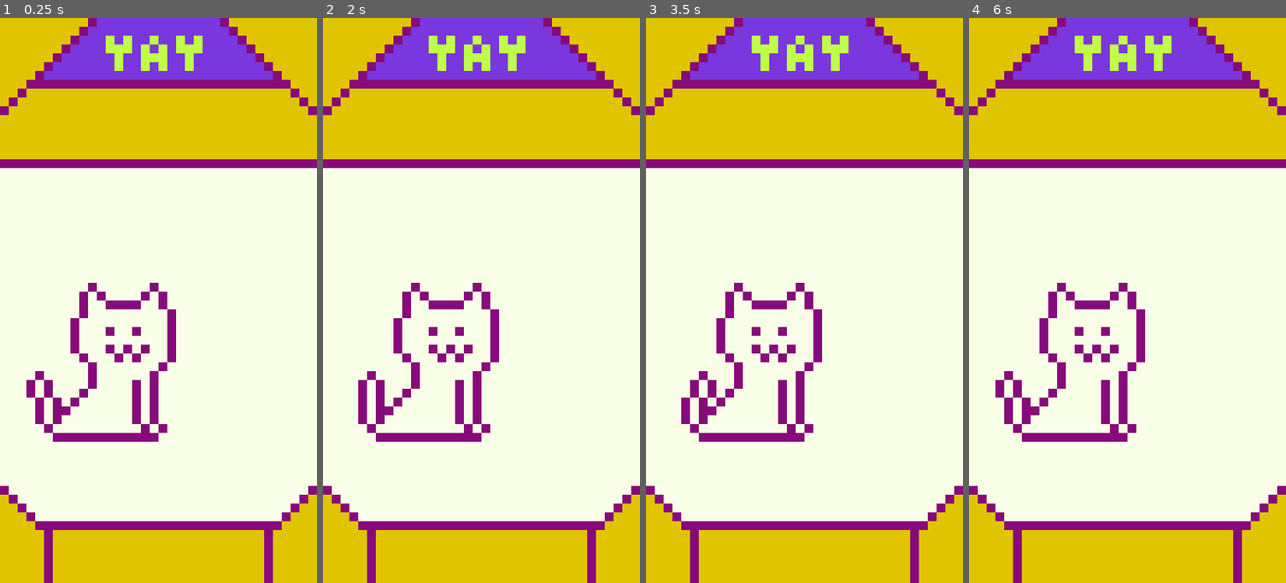
Above: before the commit, frames 1-4 (left to right).
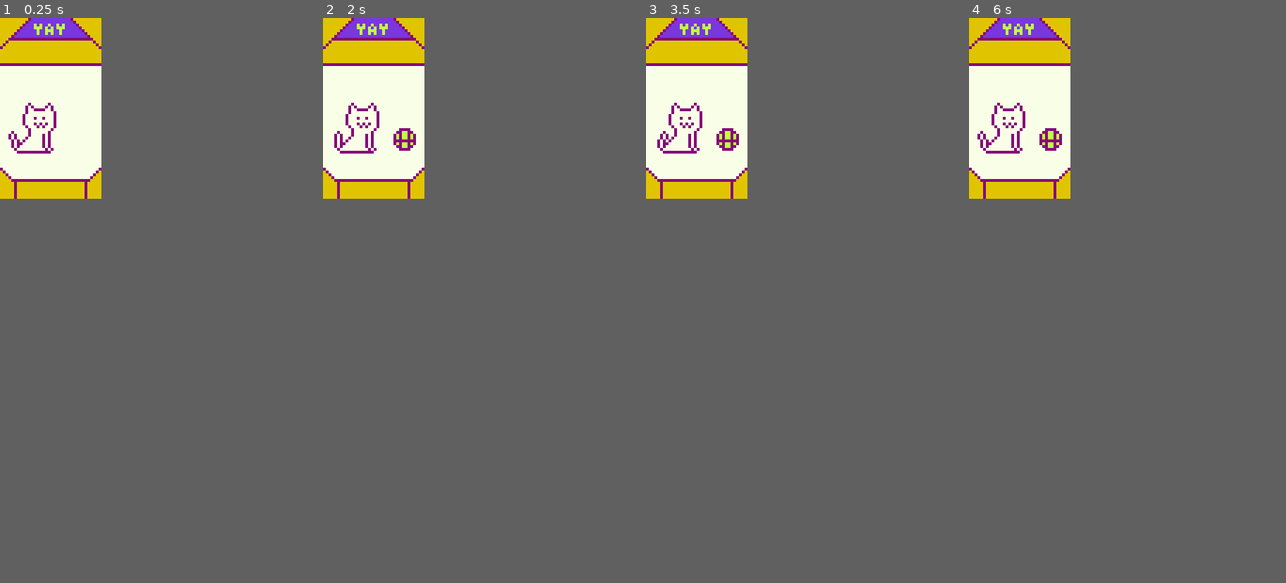
Above: after the commit, the same moments.

Repository: apollo-cool/tomakitty
Game: Godot game, scene res://scenes/main.tscn
Same seed, same stepped clock (60 frames per second), same inputs: the game is played once before the commit and once after it.
Inputs (mouse positions are in pixels of both pictures, inside the frame that each line leads up to):
- Up to frame 1 (0.25 s): no input
- Up to frame 2 (2 s): move the mouse to (551, 272) at 0.52 s; click (551, 272) at 0.67 s; move the mouse to (418, 328) at 1.27 s; click (418, 328) at 1.42 s
- Up to frame 3 (3.5 s): move the mouse to (836, 176) at 2.02 s; click (836, 176) at 2.17 s; move the mouse to (788, 413) at 2.77 s; click (788, 413) at 2.92 s
- Up to frame 4 (6 s): move the mouse to (1222, 385) at 3.52 s; click (1222, 385) at 3.67 s; tap Enter at 4.25 s; move the mouse to (1032, 215) at 4.27 s; click (1032, 215) at 4.42 s; move the mouse to (1143, 300) at 5.02 s; click (1143, 300) at 5.17 s; move the mouse to (1079, 159) at 5.77 s; click (1079, 159) at 5.92 s
In our replay, the window is 450x800 before the commit and 144x256 after it. These sizes can differ from the game's own. Grey fills any space a smaller window leaves; there, only what the larger window draws over its background counts as a difference.

The runs differ from the first frame. In frame 1, 42% of the frame differs, in the area x 0-100%, y 0-100%; in frame 2, 42%; in frame 3, 42%; in frame 4, 42%.

Commit message:
Added a ball for tomocat to play with
- Added more textures
- Added more temporary code
- Added ball logic
- Added placeholder item
- Removed debug statements
- Set game tick back to 10 seconds

Diff:
--- a/project.godot
+++ b/project.godot
@@ -13,15 +13,26 @@
 config/name="Tomakitty"
 run/main_scene="uid://2ysj434au7v8"
 config/features=PackedStringArray("4.7", "Mobile")
-boot_splash/show_image=false
 config/icon="res://icon.svg"
+
+[debug]
+
+gdscript/warnings/untyped_declaration=2
+gdscript/warnings/unsafe_property_access=2
+gdscript/warnings/unsafe_method_access=2
+gdscript/warnings/unsafe_cast=2
+gdscript/warnings/unsafe_call_argument=2
+gdscript/warnings/unsafe_void_return=2
 
 [display]
 
 window/size/viewport_width=36
 window/size/viewport_height=64
-window/stretch/mode="canvas_items"
-window/stretch/aspect="expand"
+window/size/window_width_override=288
+window/size/window_height_override=512
+window/energy_saving/keep_screen_on=false
+window/stretch/mode="viewport"
+window/stretch/scale_mode="integer"
 window/handheld/orientation=1
 
 [editor]
@@ -42,3 +53,5 @@
 textures/canvas_textures/default_texture_filter=0
 rendering_device/driver.windows="d3d12"
 renderer/rendering_method="mobile"
+2d/snap/snap_2d_transforms_to_pixel=true
+2d/snap/snap_2d_vertices_to_pixel=true
--- /dev/null
+++ b/scenes/ball.tscn
@@ -0,0 +1,37 @@
+[gd_scene format=3 uid="uid://0hswwu7ni0l1"]
+
+[ext_resource type="Script" uid="uid://lpilsq2n2ow0" path="res://scripts/ball.gd" id="1_cxlvu"]
+[ext_resource type="Texture2D" uid="uid://cax1o51tk7xop" path="res://assets/ball.png" id="2_cxlvu"]
+
+[sub_resource type="CircleShape2D" id="CircleShape2D_xqns2"]
+radius = 5.0
+
+[sub_resource type="AtlasTexture" id="AtlasTexture_f7cbr"]
+atlas = ExtResource("2_cxlvu")
+region = Rect2(0, 0, 10, 10)
+
+[sub_resource type="SpriteFrames" id="SpriteFrames_cxlvu"]
+animations = [{
+"frames": [{
+"duration": 1.0,
+"texture": SubResource("AtlasTexture_f7cbr")
+}],
+"loop": 1,
+"name": &"default",
+"speed": 5.0
+}]
+
+[node name="Ball" type="Node2D" unique_id=2131909408]
+script = ExtResource("1_cxlvu")
+
+[node name="Area2D" type="Area2D" parent="." unique_id=2019030950]
+
+[node name="CollisionShape2D" type="CollisionShape2D" parent="Area2D" unique_id=1915568077]
+shape = SubResource("CircleShape2D_xqns2")
+
+[node name="AnimatedSprite2D" type="AnimatedSprite2D" parent="." unique_id=549321551]
+unique_name_in_owner = true
+sprite_frames = SubResource("SpriteFrames_cxlvu")
+
+[connection signal="input_event" from="Area2D" to="." method="_on_area_2d_input"]
+[connection signal="input_event" from="Area2D" to="." method="_on_area_2d_input_event"]
--- a/scenes/game.tscn
+++ b/scenes/game.tscn
@@ -2,10 +2,12 @@
 
 [ext_resource type="Script" uid="uid://dhcmjhhng2rwn" path="res://scripts/game.gd" id="1_lnu2h"]
 [ext_resource type="Texture2D" uid="uid://dy2dsailrsi4i" path="res://assets/background.png" id="1_uwrxv"]
+[ext_resource type="PackedScene" uid="uid://0hswwu7ni0l1" path="res://scenes/ball.tscn" id="2_lbhrr"]
 [ext_resource type="PackedScene" uid="uid://56cv6b8ka5au" path="res://scenes/tomacat.tscn" id="2_yqjtg"]
 
 [node name="Game" type="Node2D" unique_id=724130003]
 script = ExtResource("1_lnu2h")
+ball_resource = ExtResource("2_lbhrr")
 
 [node name="Background" type="Sprite2D" parent="." unique_id=1596435337]
 position = Vector2(18, 32)
@@ -17,7 +19,8 @@
 
 [node name="Tick" type="Timer" parent="." unique_id=1372757979]
 unique_name_in_owner = true
-wait_time = 10.0
+wait_time = 0.005
 autostart = true
 
+[connection signal="im_bored" from="Tomacat" to="." method="_on_tomacat_im_bored"]
 [connection signal="timeout" from="Tick" to="." method="_on_tick"]
--- /dev/null
+++ b/scenes/item.tscn
@@ -0,0 +1,13 @@
+[gd_scene format=3 uid="uid://cgfbo0whw13w6"]
+
+[ext_resource type="Script" uid="uid://upsawldh5rhl" path="res://scripts/item.gd" id="1_4gq7n"]
+
+[node name="item" type="Node2D" unique_id=2131909408]
+script = ExtResource("1_4gq7n")
+
+[node name="Area2D" type="Area2D" parent="." unique_id=2019030950]
+
+[node name="AnimatedSprite2D" type="AnimatedSprite2D" parent="." unique_id=549321551]
+unique_name_in_owner = true
+
+[connection signal="input_event" from="Area2D" to="." method="_on_area_2d_input_event"]
--- a/scenes/toma_sprite.gd
+++ /dev/null
@@ -1,14 +0,0 @@
-extends AnimatedSprite2D
-
-func _ready():
-	play("idle")
-
-
-func idle():
-	play("idle")
-
-func eating():
-	pass
-
-func sleeping():
-	pass
--- a/scenes/tomacat.tscn
+++ b/scenes/tomacat.tscn
@@ -2,7 +2,7 @@
 
 [ext_resource type="Texture2D" uid="uid://d354e0y77fw7r" path="res://assets/kitty/idle.png" id="1_ms3uy"]
 [ext_resource type="Script" uid="uid://6n70cjffpcyv" path="res://scripts/tomacat.gd" id="2_1173y"]
-[ext_resource type="Script" uid="uid://b3c7pfhskxbp" path="res://scenes/toma_sprite.gd" id="3_1173y"]
+[ext_resource type="Script" uid="uid://b3c7pfhskxbp" path="res://scripts/toma_sprite.gd" id="3_1173y"]
 
 [sub_resource type="AtlasTexture" id="AtlasTexture_1173y"]
 atlas = ExtResource("1_ms3uy")
--- /dev/null
+++ b/scripts/ball.gd
@@ -0,0 +1,7 @@
+extends Node2D
+class_name Ball
+signal done_playing(ball: Ball)
+
+func _on_area_2d_input(_viewport: Node, event: InputEvent, _shape_idx: int) -> void:
+	if (event is InputEventMouseButton):
+		done_playing.emit(self)
--- a/scripts/game.gd
+++ b/scripts/game.gd
@@ -1,8 +1,23 @@
 extends Node2D
+class_name Game
+
+@export var ball_position := Vector2(29,43)
+@export var bed_position: Vector2
+@export var food_position: Vector2
+
+@export var ball_resource: PackedScene
+@onready var tomacat: Tomacat = %Tomacat
+@onready var tick: Timer = %Tick
+
+func _on_player_played(ball: Ball) -> void:
+	ball.queue_free()
+	tomacat.play_game()
 
 func _on_tomacat_im_bored() -> void:
-	print("Tomacat is bored")
-
+	var ball: Ball = ball_resource.instantiate()
+	add_child(ball)
+	ball.position = ball_position
+	ball.done_playing.connect(_on_player_played)
 
 func _on_tomacat_im_hungry() -> void:
 	print("Tomacat is hungry")
@@ -12,5 +27,8 @@
 	print("Tomacat is tired")
 
 func _on_tick() -> void:
-	%Tomacat.on_tick()
-	%Tick.start()
+	tomacat.on_tick()
+
+
+func _on_tick_timeout() -> void:
+	pass # Replace with function body.
--- /dev/null
+++ b/scripts/item.gd
@@ -0,0 +1,7 @@
+extends Node2D
+
+signal action_completed
+
+func _on_area_2d_input_event(_viewport: Node, event: InputEvent) -> void:
+	if (event is InputEventMouseButton):
+		action_completed.emit()
--- /dev/null
+++ b/scripts/toma_sprite.gd
@@ -0,0 +1,14 @@
+extends AnimatedSprite2D
+
+func _ready() -> void:
+	play("idle")
+
+
+func idle() -> void:
+	play("idle")
+
+func eating() -> void:
+	pass
+
+func sleeping() -> void:
+	pass
--- a/scripts/tomacat.gd
+++ b/scripts/tomacat.gd
@@ -1,4 +1,5 @@
 extends Node2D
+class_name Tomacat
 
 @export var hunger := 10
 @export var boredom := 10
@@ -19,6 +20,7 @@
 
 	if (hunger <= 0):
 		im_hungry.emit()
+		print("I'm hungry")
 
 func _boredom_tick() -> void:
 	if (boredom <= 0):
@@ -31,9 +33,10 @@
 
 	if (boredom <= 0):
 		im_bored.emit()
+		print("I'm bored")
 
 func _tiredness_tick() -> void:
-	if (boredom <= 0):
+	if (tiredness <= 0):
 		return
 
 	var random := randi_range(1,10)
@@ -43,6 +46,7 @@
 
 	if (tiredness <= 0):
 		im_tired.emit()
+		print("I'm tired")
 
 ## This function allows you to play with Tomacat
 ## Puts his boredom stat at max
@@ -60,11 +64,8 @@
 func bedtime() -> void:
 	tiredness = 10
 
+## This updates Tomacat's stats
 func on_tick() -> void:
 	_hunger_tick()
 	_boredom_tick()
 	_tiredness_tick()
-
-	print("Hunger: " + str(hunger))
-	print("Boredom: " + str(boredom))
-	print("Tiredness: " + str(tiredness))
Binary file added: assets/aseprite/bed.aseprite
Binary file added: assets/aseprite/fish.aseprite
Binary file changed: assets/aseprite/kitty.aseprite
Binary file added: assets/aseprite/pizza-pan-w-fish.aseprite
Binary file added: assets/aseprite/pizza-pan.aseprite
Binary file added: assets/bed.png
Not shown, added: assets/bed.png.import
Binary file added: assets/pizza-pan-w-fish.png
Not shown, added: assets/pizza-pan-w-fish.png.import
Not shown, added: scripts/ball.gd.uid
Not shown, added: scripts/item.gd.uid
Renamed: scenes/toma_sprite.gd.uid -> scripts/toma_sprite.gd.uid
